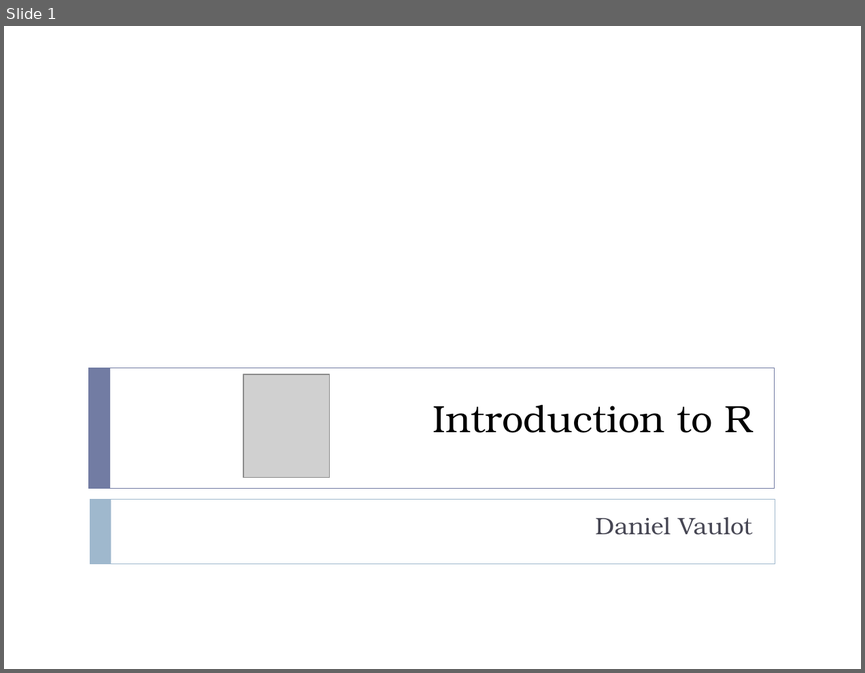
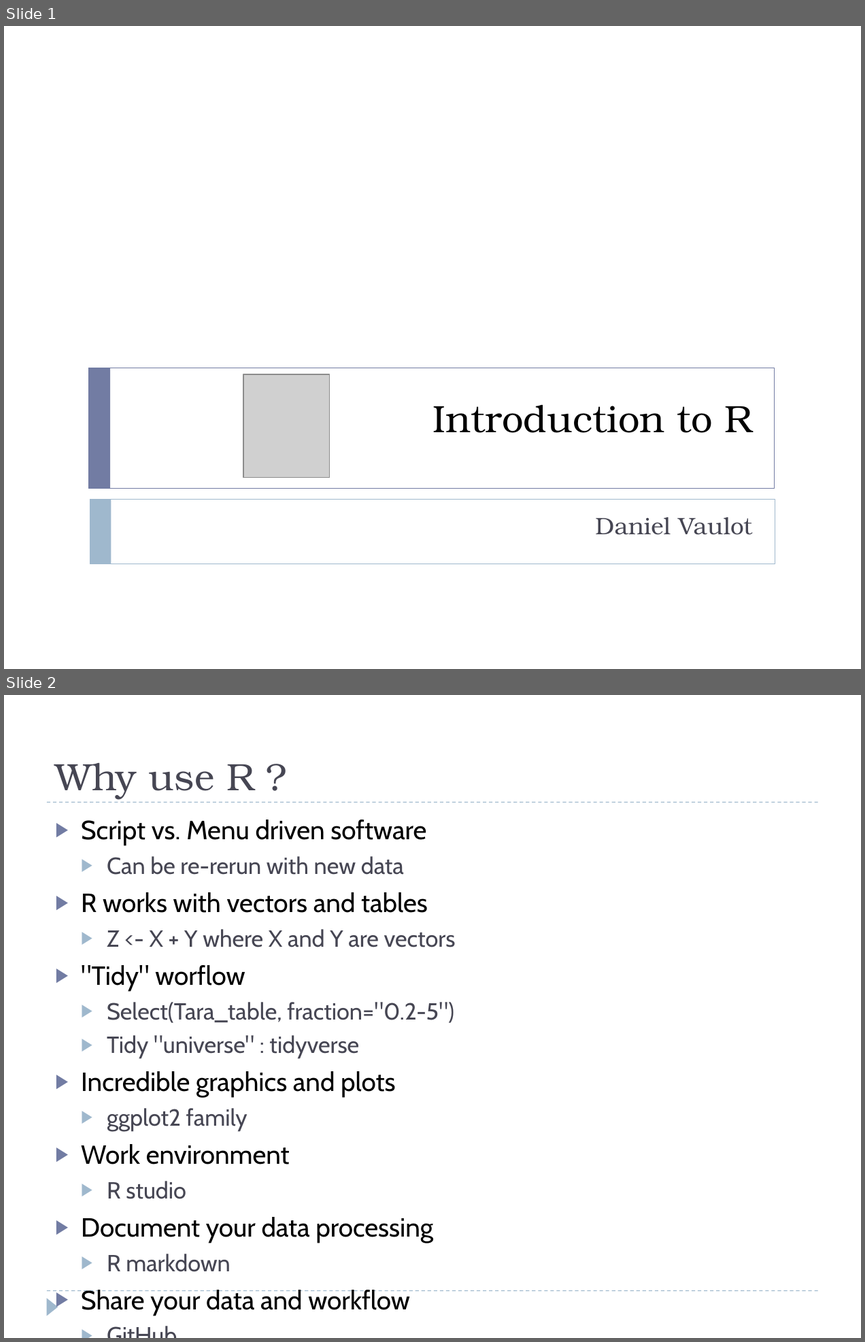
Before and after one commit to vaulot/R_tutorials, a slide deck: introduction/R_tutorial.pptx. Shown one above the other, each under a label of ours: slide 1 before the commit, slides 1 and 2 after it. The pictures are 865x673 and 865x1342 pixels, drawn with LibreOffice and Linux fonts; fonts in the diff are those of the drawing; grey boxes stand for pictures. Boxes give left, top, right and bottom in pixels: in the first picture for what was removed or moved away, otherwise in the second. Text is boxed around its words. In the diff, an @@ line names an element or a change of style, - is before the commit and + after.

```diff
--- a/introduction/R_tutorial.pptx
+++ b/introduction/R_tutorial.pptx
@@ slide 2 added at [4,695,861,1338], background #FFFFFF @@
@@ title added at [55,763,254,799], 32 pt, text #464653 @@
+Why use R ?
@@ line added from (47, 802) to (818, 802), #9FB8CD 0.75 pt dashed @@
@@ text added at [81,819,456,1272], 22.1 pt, text #000000 @@
+▶ Script vs. Menu driven software
+  ▶ Can be re-rerun with new data
+▶ R works with vectors and tables
+  ▶ Z <- X + Y where X and Y are vectors
+▶ "Tidy" worflow
+  ▶ Select(Tara_table, fraction="0.2-5")
+  ▶ Tidy "universe" : tidyverse
+▶ Incredible graphics and plots
+  ▶ ggplot2 family
+▶ Work environment
+  ▶ R studio
+▶ Document your data processing
+  ▶ R markdown
+▶ Share your data and workflow
+  ▶ GitHub
@@ line added from (47, 1291) to (818, 1291), #9FB8CD 0.75 pt dashed @@
@@ triangle added at [47,1297,58,1315], fill #9FB8CD @@
```
Also in this commit, not shown: 2 slides changed, 3 other slides added, 1 other file.
